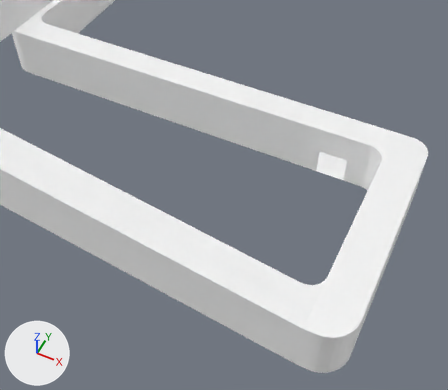
One commit to the Blender file ast/models/architectural/rooms/hallway_new/hallway_new_withdoor.blend: the scene before it, then after it.
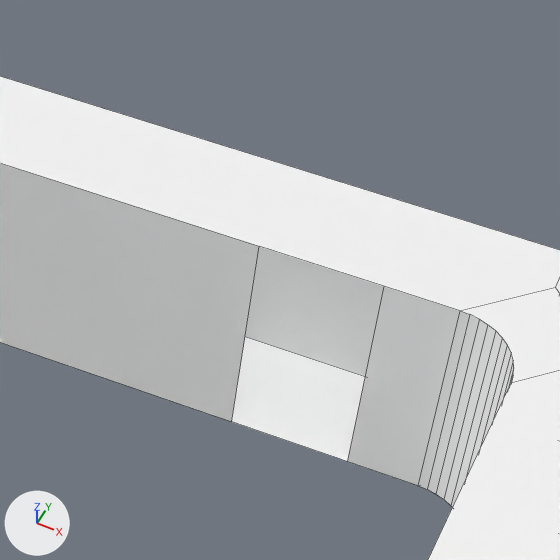
Old and new are each drawn from a camera (50 mm lens) standing at (45.3, -93.7, 39.7) and looking at (28.5, -60.0, -2.4) and again close up on the part from 59% to 88% of the width and 19% to 52% of the height. Every picture has the same lights, and +X, +Y and +Z are marked at lower left. The first two pictures are the older version. The close-ups show mesh edges as thin lines.

In view in the first close-up: 'hallway'.
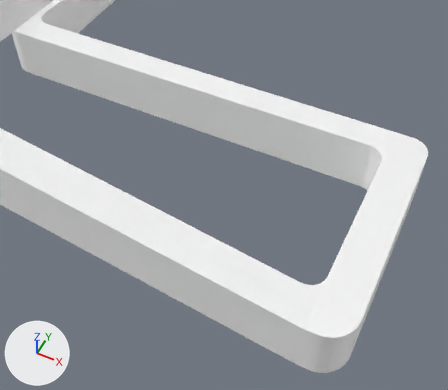
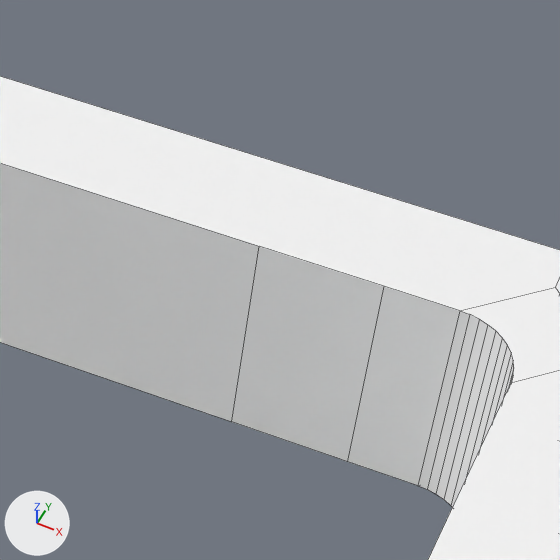
What differs and where, as boxes (x1, y1, x2, y2) in the close-ups (560 x 560 px):
'walldoor', added: after (232, 246, 384, 461)

Diff of the bpy script that builds the scene:
```diff
--- a/ast/models/architectural/rooms/hallway_new/hallway_new_withdoor.blend.py
+++ b/ast/models/architectural/rooms/hallway_new/hallway_new_withdoor.blend.py
@@ me_plane_004 @@
+me_plane_004.from_pydata([(2.63, 52.8, -36.19), (-2.54, 52.8, -36.19), (2.63, 52.8, -33.52), (-2.54, 52.8, -33.52)], [], [(3, 1, 0, 2)])
+me_plane_004.materials.append(mat_void)  # white #ffffff
@@ ob_walldoor @@
+ob_walldoor = bpy.data.objects.new('walldoor', me_plane_004)
+ob_walldoor.location = (1.34, -0.45, 0.0)
+ob_walldoor.rotation_euler = (3.142, 1.571, 0.0)  # degrees (180, 90, 0)
```
